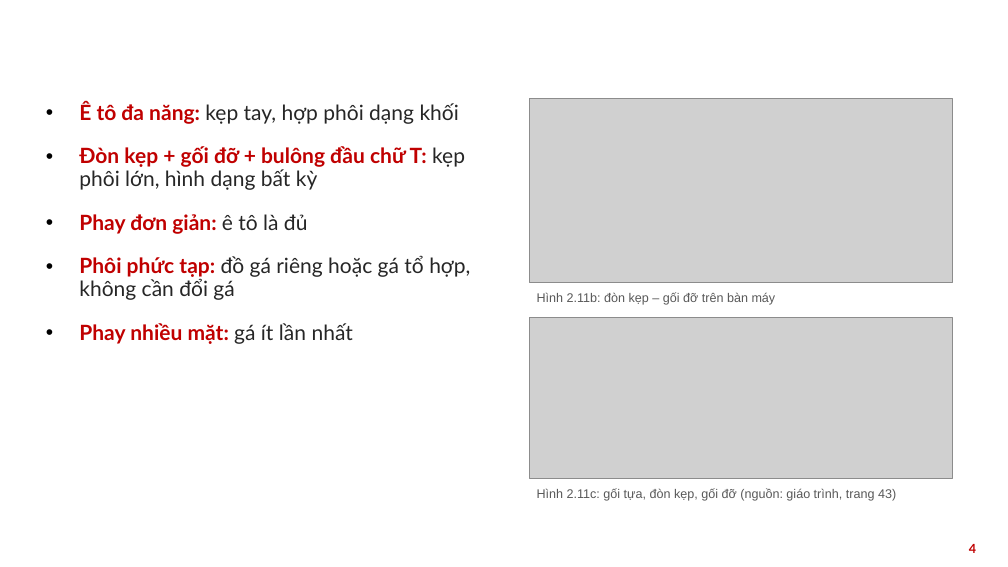
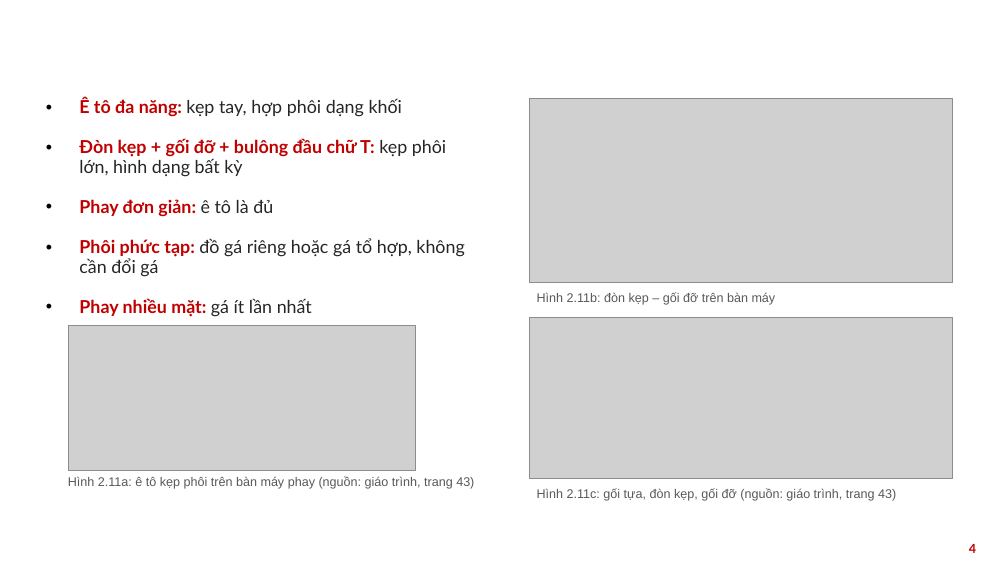
Before and after one commit to vinhdo281/CNC, a slide deck: slide 4 of Slide_Ga_kep_CNC.pptx. Drawn at 1008x567 pixels with LibreOffice and Linux fonts; fonts in the diff are those of the drawing; grey boxes stand for pictures; background and template pictures are left out. Boxes give left, top, right and bottom in pixels: in the first picture for what was removed or moved away, otherwise in the second. Text is boxed around its words. In the diff, an @@ line names an element or a change of style, - is before the commit and + after.

```diff
--- a/Slide_Ga_kep_CNC.pptx
+++ b/Slide_Ga_kep_CNC.pptx
@@ text "Ê tô đa năng: kẹp ..." at <box>79,98,464,317</box>: size 20 to 17 pt @@
@@ picture added at <box>68,325,416,470</box> @@
@@ text added at <box>68,476,474,489</box>, 12 pt, text #595959 @@
+Hình 2.11a: ê tô kẹp phôi trên bàn máy phay (nguồn: giáo trình, trang 43)
```
Also in this commit, not shown: 5 other files.
